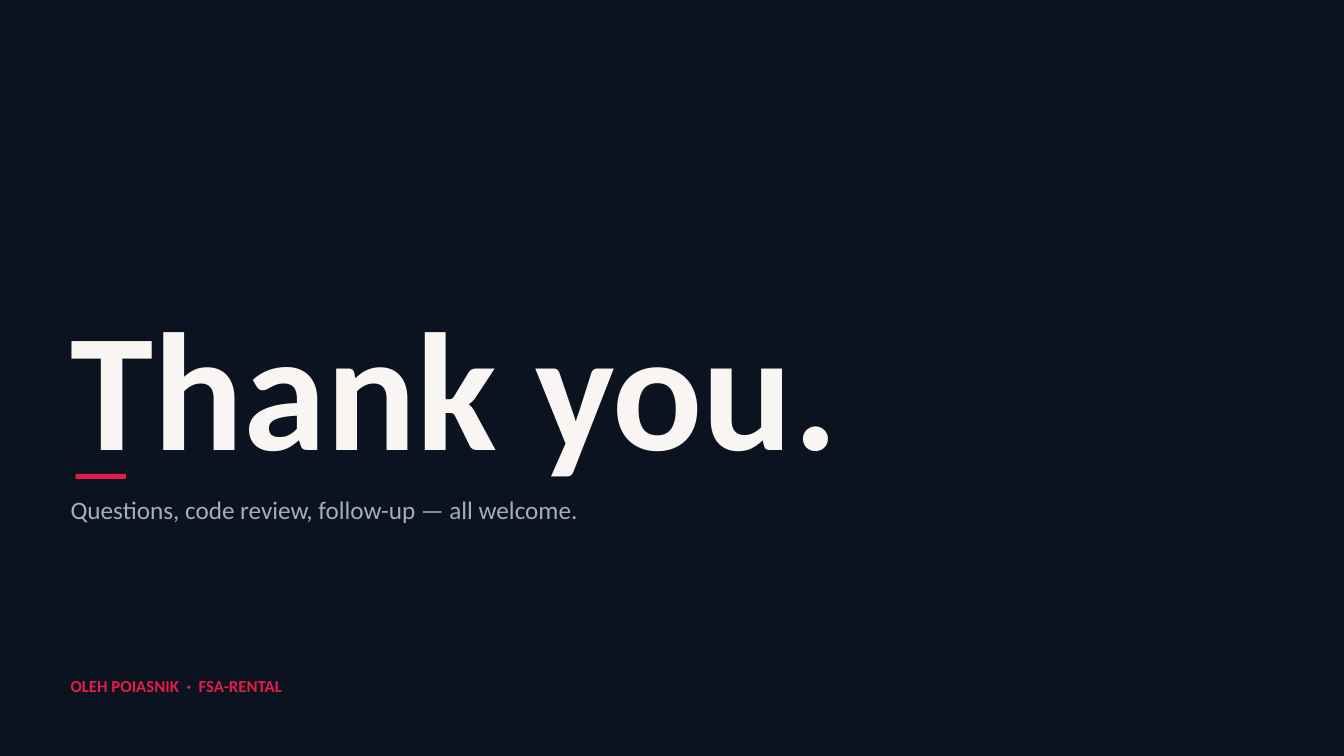
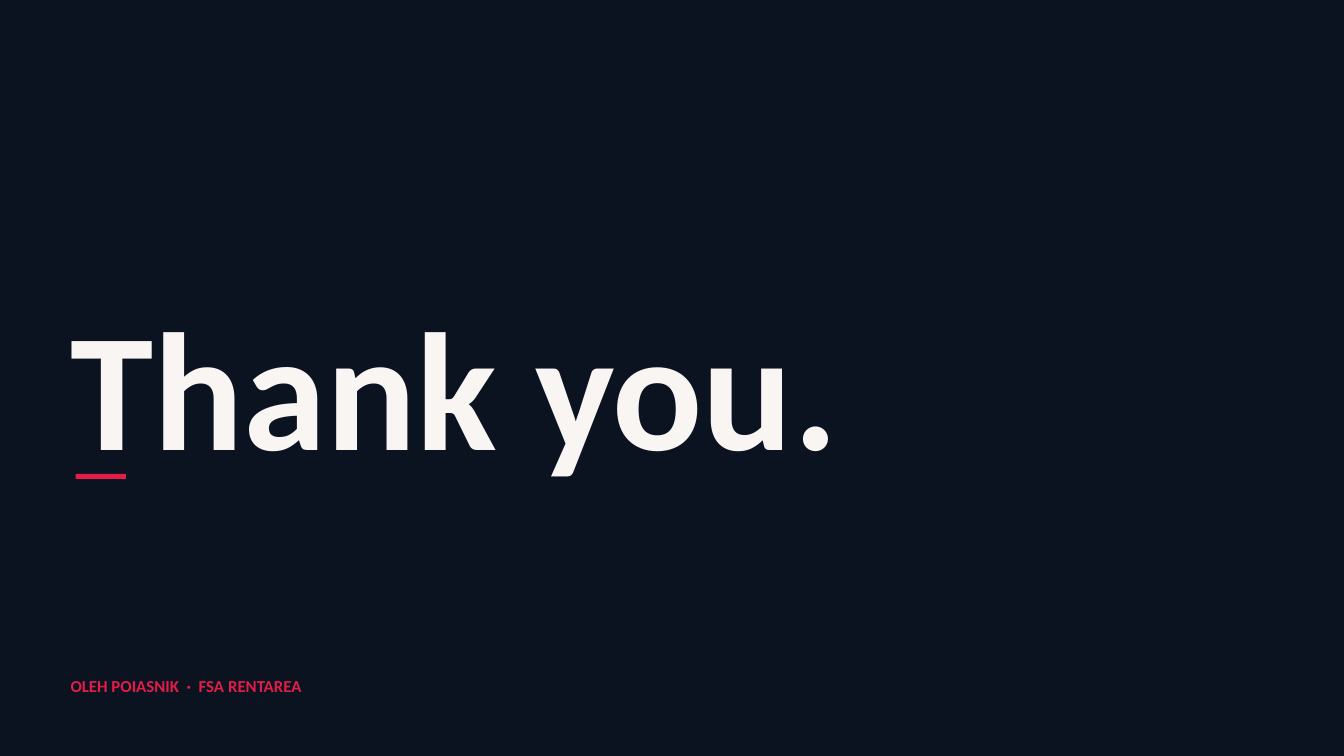
Before and after one commit to opoiasnik/FSA-BE, a slide deck: slide 10 of docs/presentation/FSA-Rental-Presentation.pptx. Drawn at 1344x756 pixels with LibreOffice and Linux fonts; fonts in the diff are those of the drawing. Boxes give left, top, right and bottom in pixels: in the first picture for what was removed or moved away, otherwise in the second. Text is boxed around its words. In the diff, an @@ line names an element or a change of style, - is before the commit and + after.

```diff
--- a/docs/presentation/FSA-Rental-Presentation.pptx
+++ b/docs/presentation/FSA-Rental-Presentation.pptx
@@ text removed at (71, 501, 578, 523) @@
-Questions, code review, follow-up — all welcome.
@@ text at (71, 681, 301, 692): text changed @@
-OLEH POIASNIK · FSA-RENTAL
+OLEH POIASNIK · FSA RENTAREA
```
Also in this commit, not shown: 5 other slides changed, 3 slides added, 3 slides removed, 11 other files.
